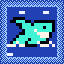
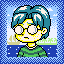
Before/after of a 64 x 64 layered artwork. What changed in the layer stack:
added layer "2026-11-06T16-51-50Z.png copy" above "2026-11-07T16-06-03Z.png copy #1" over [left=11, top=5, right=51, bottom=57]
added layer "2026-11-08T00-05-13Z.png copy" above "2026-11-07T16-06-03Z.png copy" over [left=7, top=5, right=57, bottom=57]
hid "shark" over [left=7, top=5, right=57, bottom=57]
